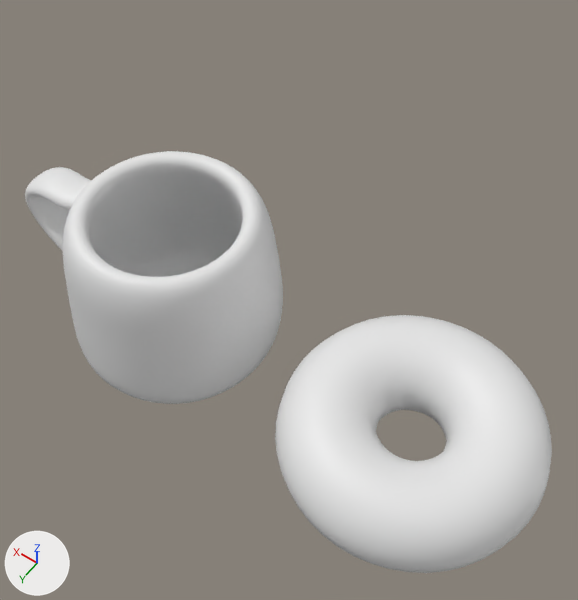
The Blender file donut_2.blend as it was, and as the next commit left it.
One viewpoint serves both versions: a 50 mm lens placed at (-0.148, 0.452, 0.834), pointed at (0.208, -0.046, 0.051). The lights are fixed; the arrows at lower left show +X, +Y and +Z.
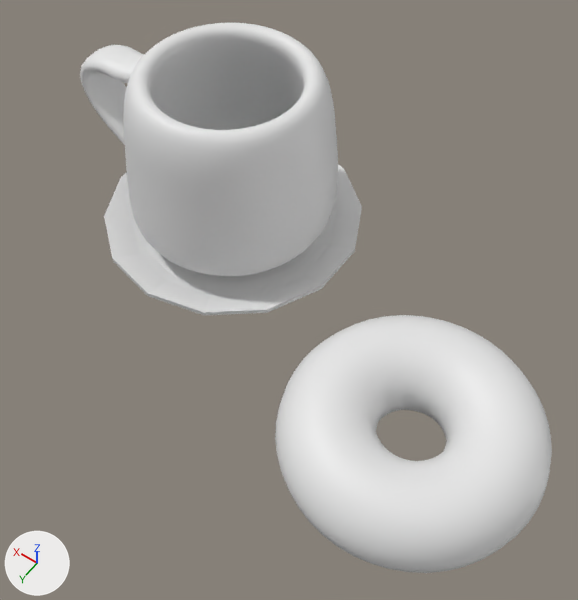
The change, as a diff of the scene's bpy script:
```diff
--- a/donut_2.blend.py
+++ b/donut_2.blend.py
@@ me_cylinder_001 @@
+me_cylinder_001.from_pydata(...)  # 112 vertices, 100 faces; spans x -0.127..0.127, y -0.13..0.13, z -0.213..0.347
@@ ob_cylinder @@
 ob_cylinder = bpy.data.objects.new('Cylinder', me_cylinder)
-ob_cylinder.location = (0.356, -0.001, 0.041)
+ob_cylinder.location = (0.371, -0.148, 0.141)
 _m = ob_cylinder.modifiers.new('Subdivision', 'SUBSURF')
@@ ob_cylinder_001 @@
+ob_cylinder_001 = bpy.data.objects.new('Cylinder.001', me_cylinder_001)
+ob_cylinder_001.location = (0.373, -0.143, 0.02)
+ob_cylinder_001.scale = (1.38, 1.38, -0.0449)
```

Boxes (x1, y1, x2, y2) around the edits, measured in the pictures (578 x 600 px):
'Cylinder', moved
    before: (25, 151, 283, 404)
    after: (80, 23, 338, 276)
'Cylinder.001', added
    after: (104, 165, 362, 315)
